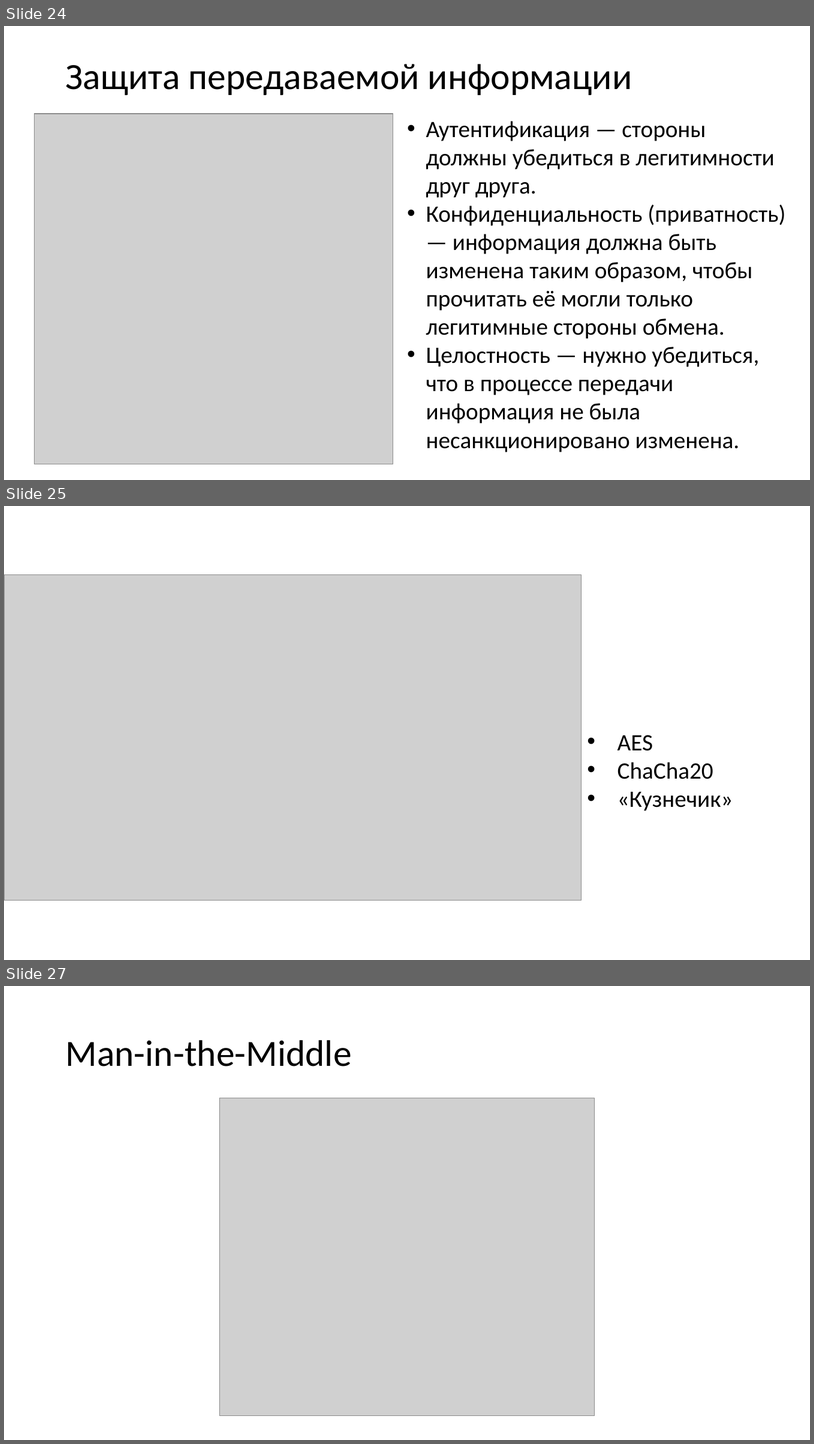
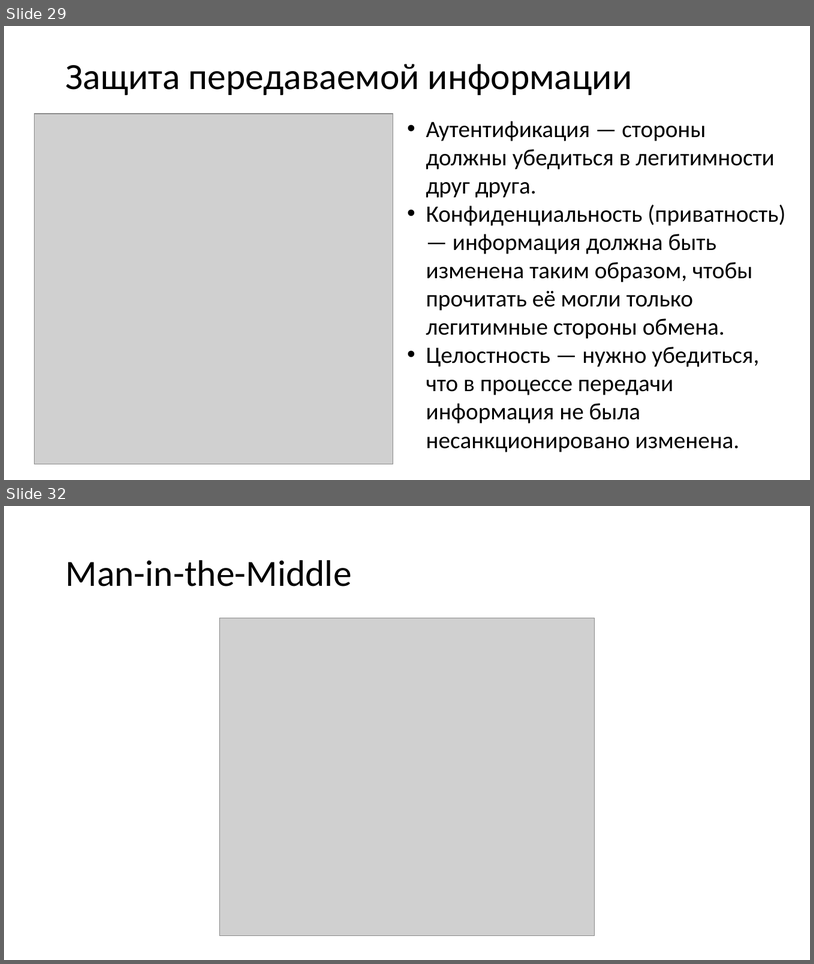
Before and after one commit to gas533/itn, a slide deck: 1.9 Application Layer/1.9 Application Layer.pptx. Shown one above the other, each under a label of ours: slides 24, 25 and 27 before the commit, slides 29 and 32 after it; the slides between them are not shown. The pictures are 814x1444 and 814x964 pixels, drawn with LibreOffice and Linux fonts; fonts in the diff are those of the drawing; grey boxes stand for pictures. Boxes give left, top, right and bottom in pixels: in the first picture for what was removed or moved away, otherwise in the second. Text is boxed around its words. In the diff, an @@ line names an element or a change of style, - is before the commit and + after.

```diff
--- a/1.9 Application Layer/1.9 Application Layer.pptx
+++ b/1.9 Application Layer/1.9 Application Layer.pptx
@@ slide 25 removed at box(4, 506, 810, 960), background #FFFFFF @@
@@ picture removed at box(4, 575, 582, 900) @@
@@ text removed at box(618, 735, 734, 811) @@
-• AES
-• ChaCha20
-• «Кузнечик»
@@ what was slide 24 is now slide 29 @@
@@ what was slide 27 is now slide 32 @@
```
Also in this commit, not shown: 7 slides changed, 7 slides added, 2 other slides removed, 1 other file.
